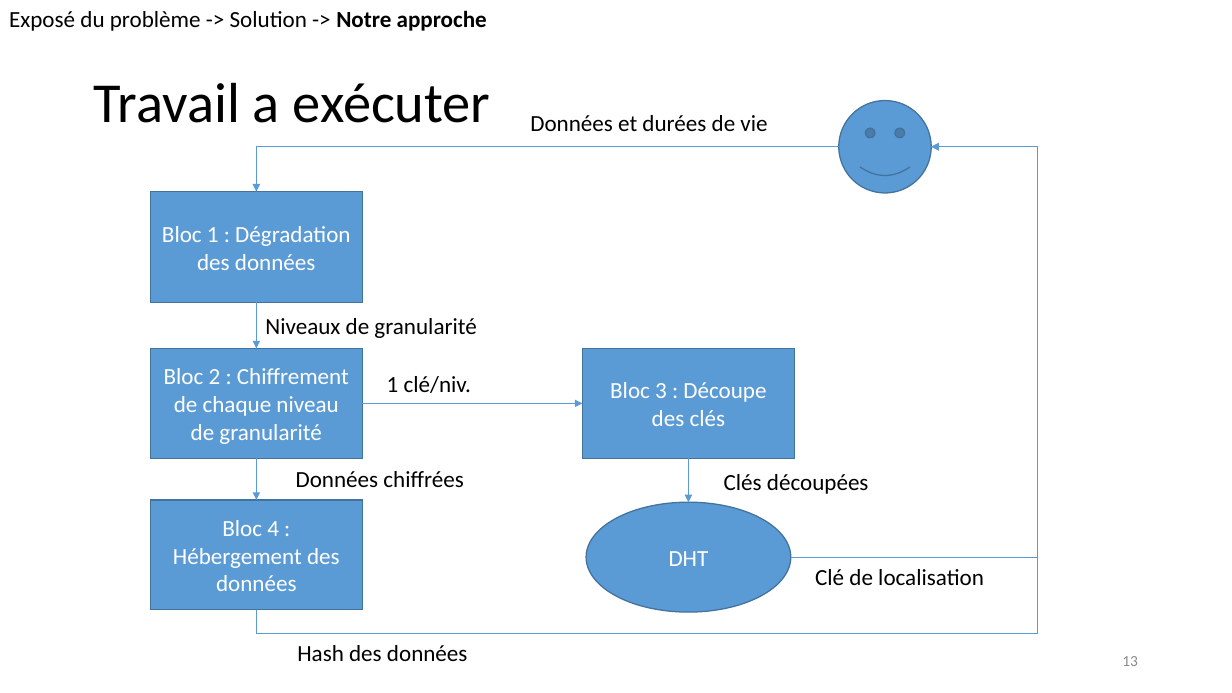
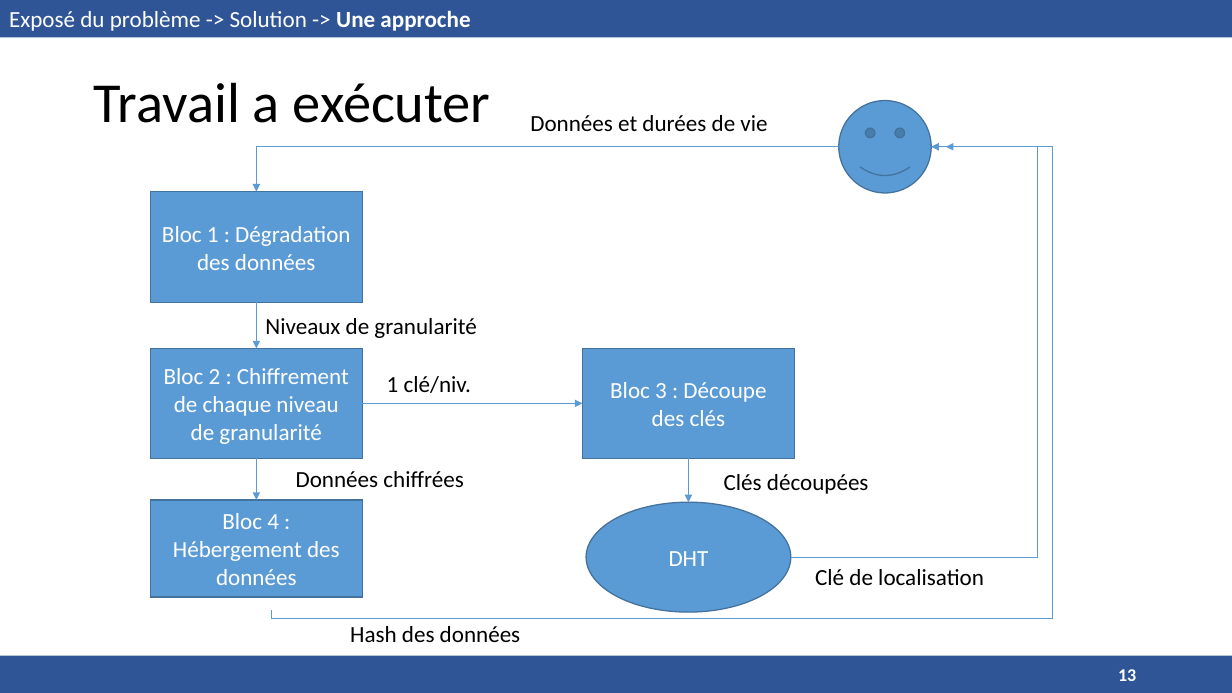
Before and after one commit to ioniATX/DHT_oblivion, a slide deck: slide 13 of présentation.pptx. Drawn at 1232x693 pixels with LibreOffice and Linux fonts; fonts in the diff are those of the drawing. Boxes give left, top, right and bottom in pixels: in the first picture for what was removed or moved away, otherwise in the second. Text is boxed around its words. In the diff, an @@ line names an element or a change of style, - is before the commit and + after.

```diff
--- a/présentation.pptx
+++ b/présentation.pptx
@@ rectangle added at (0, 0, 1232, 37), fill #2F5597 @@
@@ text at (9, 10, 470, 31): text changed; text colour #000000 to #FFFFFF @@
-Exposé du problème -> Solution -> Notre approche
+Exposé du problème -> Solution -> Une approche
@@ elbow arrow moved from (256, 610) - (932, 147) to (271, 610) - (946, 147) @@
@@ rectangle "Bloc 4 : Hébergement des ...": place and size @@
-rectangle "Bloc 4 : Hébergement des ..." at (151, 500, 362, 610)
+rectangle "Bloc 4 : Hébergement des ..." at (151, 500, 362, 597)
@@ text "Hash des données": place and size @@
-text "Hash des données" at (297, 645, 468, 661)
+text "Hash des données" at (350, 626, 521, 642)
@@ page number: place and size @@
-page number at (1122, 656, 1138, 666)
+page number at (1118, 669, 1136, 681)
@@ page number at (1118, 669, 1136, 681): size 12 to 14 pt, text colour #8C8C8C to #FFFFFF, bold on; alignment right to left @@
@@ rectangle added at (0, 656, 1232, 693), fill #2F5597 @@
```
Also in this commit, not shown: 17 other slides changed.
